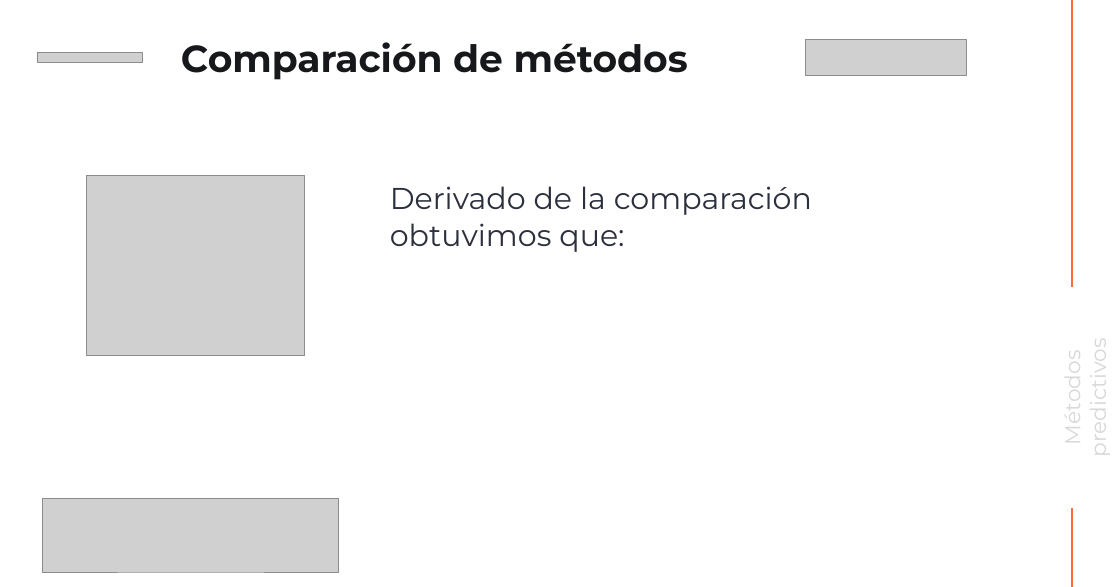
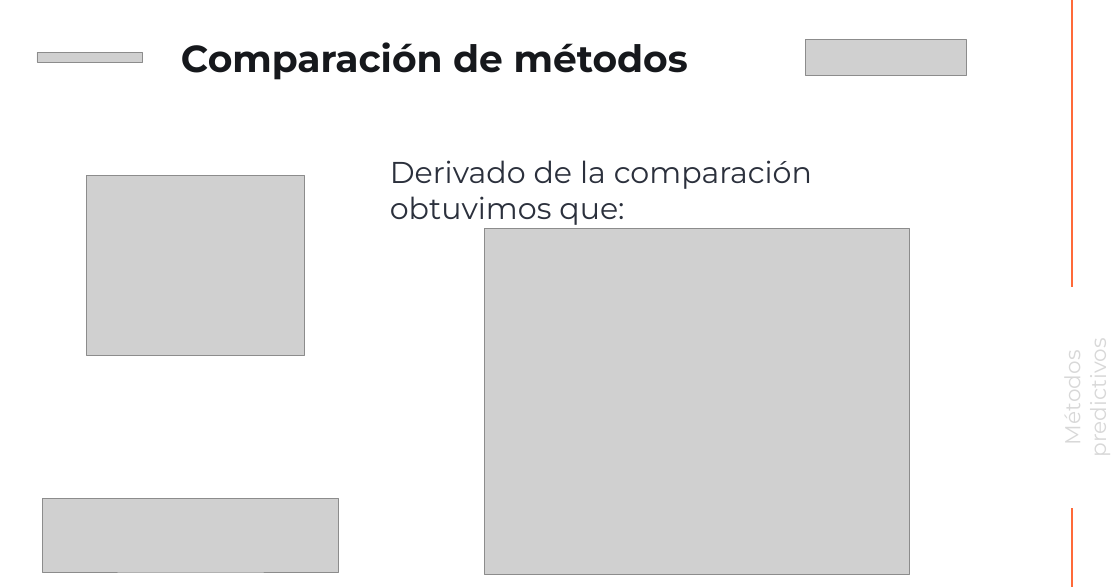
Before and after one commit to yessespinosa/Equipo-10-Prototype-day, a slide deck: slide 15 of Equipo 10 - Prototype Day.pptx. Drawn at 1120x587 pixels with LibreOffice and Linux fonts; fonts in the diff are those of the drawing; grey boxes stand for pictures. Boxes give left, top, right and bottom in pixels: in the first picture for what was removed or moved away, otherwise in the second. Text is boxed around its words. In the diff, an @@ line names an element or a change of style, - is before the commit and + after.

```diff
--- a/Equipo 10 - Prototype Day.pptx
+++ b/Equipo 10 - Prototype Day.pptx
@@ text "Derivado de la comparación obtuvimos ..." moved from (x1=390, y1=186, x2=812, y2=252) to (x1=390, y1=160, x2=812, y2=225) @@
@@ picture added at (x1=484, y1=228, x2=909, y2=574) @@
```
